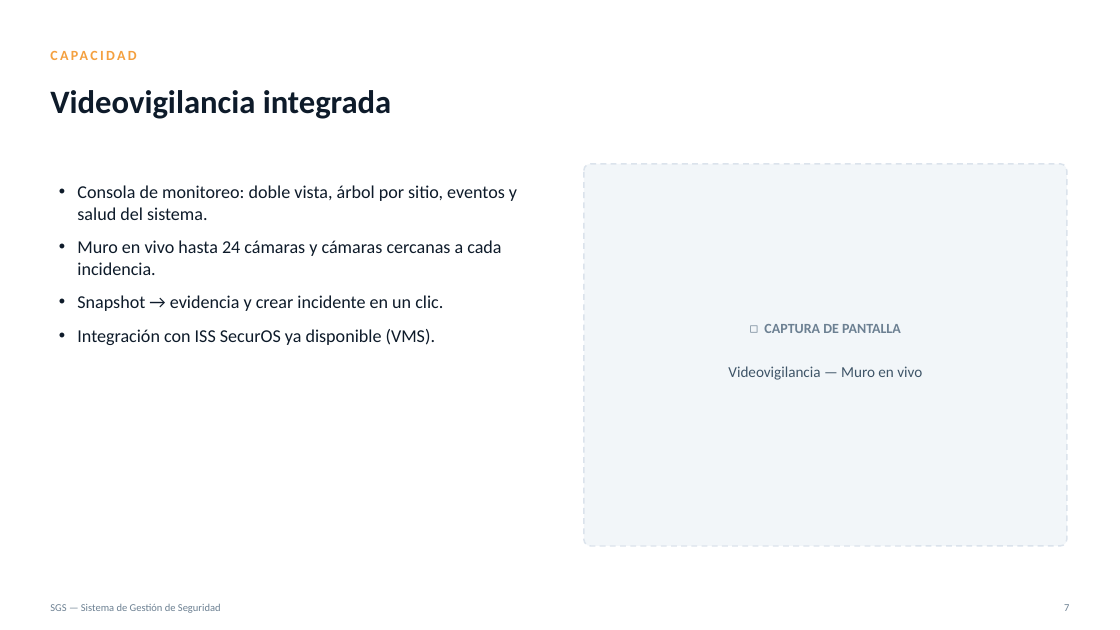
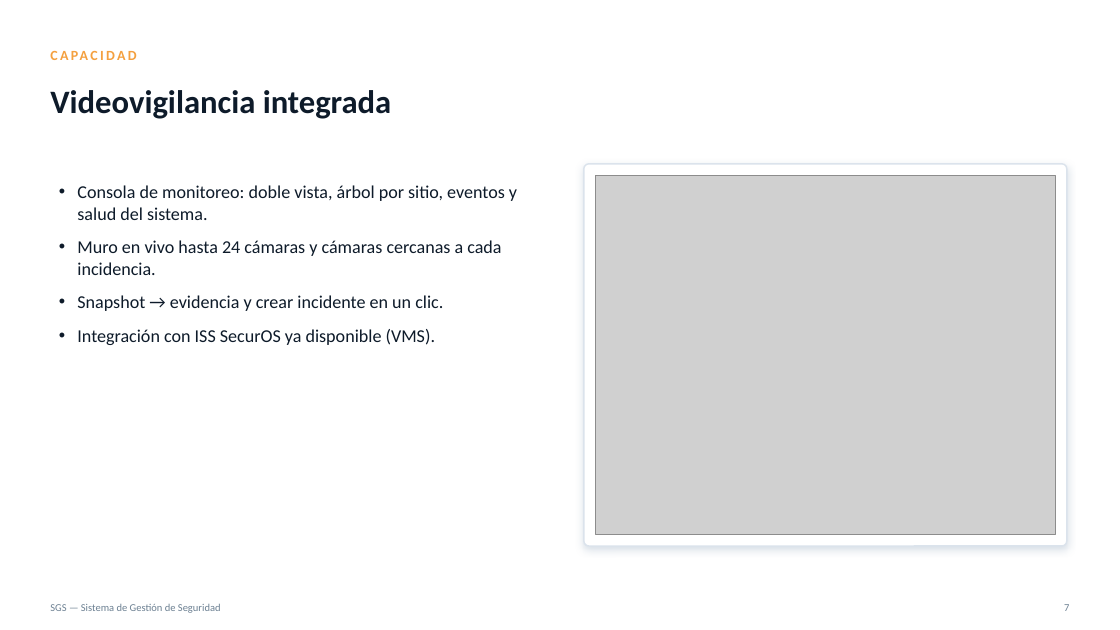
Before and after one commit to jorgeronc/SGS, a slide deck: slide 7 of docs/venta/SGS-Presentacion.pptx. Drawn at 1120x630 pixels with LibreOffice and Linux fonts; fonts in the diff are those of the drawing; grey boxes stand for pictures. Boxes give left, top, right and bottom in pixels: in the first picture for what was removed or moved away, otherwise in the second. Text is boxed around its words. In the diff, an @@ line names an element or a change of style, - is before the commit and + after.

```diff
--- a/docs/venta/SGS-Presentacion.pptx
+++ b/docs/venta/SGS-Presentacion.pptx
@@ rounded rectangle at [584,164,1067,546]: fill #F2F6F9 to #FFFFFF; outline #DBE3EC 1.25 pt dashed to #DBE3EC 1.25 pt; shadow on; proportions changed @@
@@ picture added at [596,176,1055,534] @@
@@ text removed at [764,324,901,333] @@
-◻ CAPTURA DE PANTALLA
@@ text removed at [728,366,922,380] @@
-Videovigilancia — Muro en vivo
```
Also in this commit, not shown: 1 other slide changed, 3 other files.
